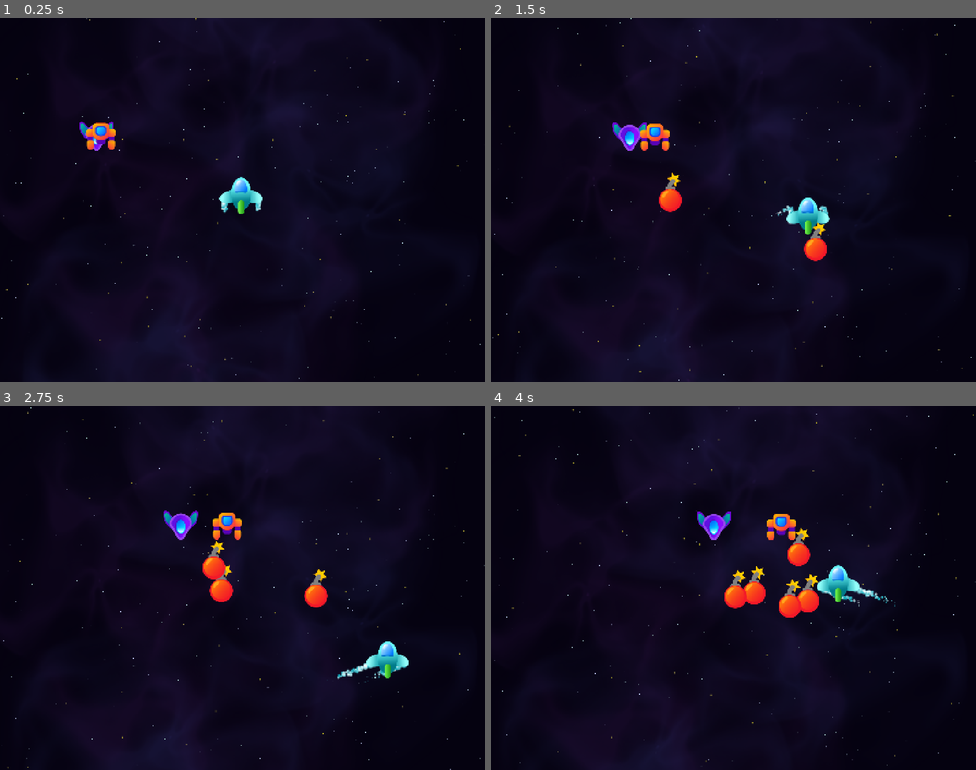
Above: before the commit, frames 1-4 (two rows, left to right).
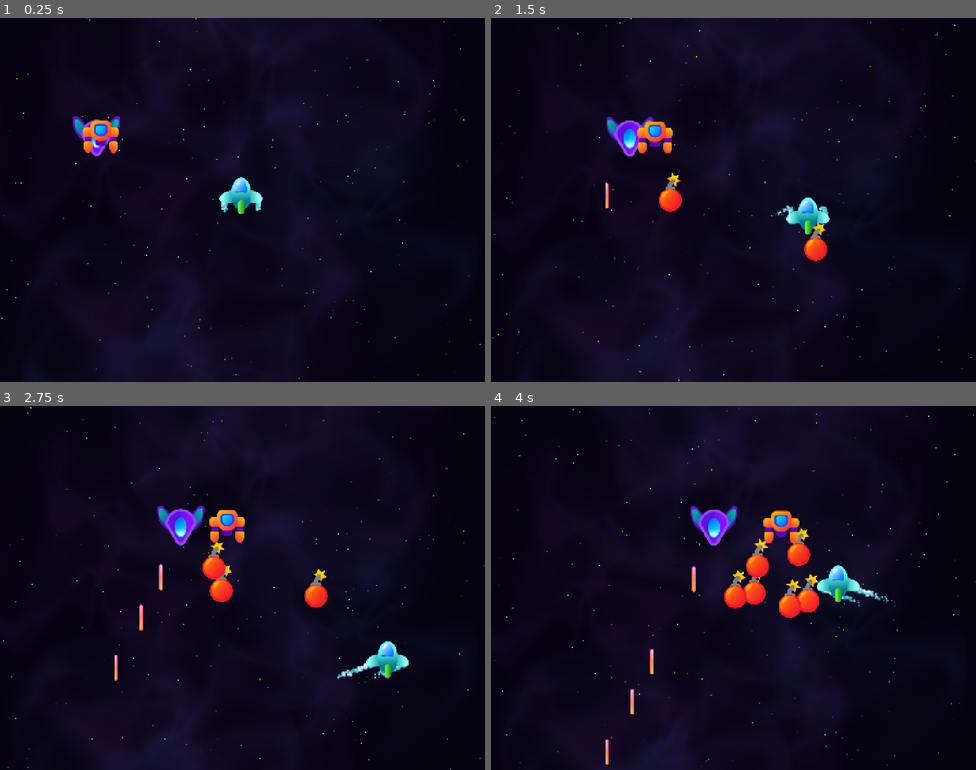
Above: after the commit, the same moments.

Repository: DaveM7788/space-ace-46
Game: Godot game, scene res://Scenes/Level/level.tscn
The game is run twice, just before and just after one commit, with the same random seed, the same clock (stepped at 60 frames per second) and the same inputs. Sound files missing from this copy of the repository are replaced by a short silence.
Inputs:
- Up to frame 1 (0.25 s): no input
- Up to frame 2 (1.5 s): hold D (right) 0.53-1.28 s; hold T (test) 0.53-1.28 s; hold S (down) from 1.28 s (still down); tap T (test) at 1.35 s
- Up to frame 3 (2.75 s): release S (down) at 2.03 s; hold D (right) from 2.03 s (still down); hold T (test) from 2.03 s (still down)
- Up to frame 4 (4 s): release D (right) at 2.78 s; release T (test) at 2.78 s; hold W (up) 2.78-3.53 s; tap T (test) at 2.85 s; hold A (left) from 3.53 s (still down); hold T (test) from 3.53 s (still down)

The runs differ from the first frame. In frame 1, 0.6% of the frame differs, in the area x 15-25%, y 27-38%; in frame 2, 0.8%; in frame 3, 1.0%; in frame 4, 1.4%, in the area x 23-64%, y 27-99%.

Commit message:
enemy shooter
spawn projectiles SignalHub

Diff:
--- a/Classes/ScenePool.gd
+++ b/Classes/ScenePool.gd
@@ -1,8 +1,10 @@
 class_name ScenePool extends RefCounted
-
 
 const DEBUG_POOL: bool = true
 
+var _items: Array[Poolable] = []
+var _packedScene: PackedScene
+var _container: Node
 
 var number_active: int:
 	get:
@@ -10,11 +12,6 @@
 		for item in _items:
 			if item.is_available: active += 1
 		return active
-
-
-var _items: Array[Poolable] = []
-var _packedScene: PackedScene
-var _container: Node
 
 
 func log_message(message: String) -> void:
--- /dev/null
+++ b/Classes/SpaceUtils.gd
@@ -0,0 +1,7 @@
+class_name SpaceUtils
+
+
+static func set_start_timer(
+	timer: Timer, target: float, variance: float
+) -> void:
+	timer.start(target + randf_range(-variance, variance))
--- /dev/null
+++ b/Components/Shooter/shooter.gd
@@ -0,0 +1,25 @@
+class_name Shooter extends Node2D
+
+@export var shoot_wait: float = 3.0
+@export var shoot_variance: float = 1.0
+@export var projectile_scene: PackedScene
+@export var launch_effect: AudioStream
+
+@onready var shoot_timer: Timer = $ShootTimer
+@onready var launch_sound: AudioStreamPlayer2D = $LaunchSound
+
+
+# Called when the node enters the scene tree for the first time.
+func _ready() -> void:
+	restart_timer()
+	launch_effect = launch_sound.stream
+
+
+func restart_timer() -> void:
+	SpaceUtils.set_start_timer(shoot_timer, shoot_wait, shoot_variance)
+
+
+func _on_shoot_timer_timeout() -> void:
+	restart_timer()
+	launch_sound.play()
+	SignalHub.emit_spawn_pool_object(global_position, projectile_scene)
--- /dev/null
+++ b/Components/Shooter/shooter.tscn
@@ -0,0 +1,13 @@
+[gd_scene format=3 uid="uid://ctx4rxijmn52x"]
+
+[ext_resource type="Script" uid="uid://d1xg3deu8xirv" path="res://Components/Shooter/shooter.gd" id="1_fhrea"]
+
+[node name="Shooter" type="Node2D" unique_id=397378466]
+script = ExtResource("1_fhrea")
+
+[node name="ShootTimer" type="Timer" parent="." unique_id=1929438734]
+one_shot = true
+
+[node name="LaunchSound" type="AudioStreamPlayer2D" parent="." unique_id=1073764306]
+
+[connection signal="timeout" from="ShootTimer" to="." method="_on_shoot_timer_timeout"]
--- /dev/null
+++ b/Globals/SignalHub.gd
@@ -0,0 +1,7 @@
+extends Node
+
+
+signal spawn_pool_object(position: Vector2, scene: PackedScene)
+
+func emit_spawn_pool_object(position: Vector2, scene: PackedScene) -> void:
+	spawn_pool_object.emit(position, scene)
--- a/Scenes/Enemies/enemy_base.tscn
+++ b/Scenes/Enemies/enemy_base.tscn
@@ -1,6 +1,7 @@
 [gd_scene format=3 uid="uid://cy4umkm7p88m6"]
 
 [ext_resource type="Script" uid="uid://duskhgwdy6rw5" path="res://Scenes/Enemies/enemy_base.gd" id="1_rnxs8"]
+[ext_resource type="PackedScene" uid="uid://ctx4rxijmn52x" path="res://Components/Shooter/shooter.tscn" id="2_vu4yt"]
 
 [node name="EnemyBase" type="PathFollow2D" unique_id=695615700]
 rotates = false
@@ -8,3 +9,5 @@
 script = ExtResource("1_rnxs8")
 
 [node name="Sprite2D" type="Sprite2D" parent="." unique_id=738904732]
+
+[node name="Shooter" parent="." unique_id=397378466 instance=ExtResource("2_vu4yt")]
--- a/Scenes/Enemies/enemy_robot.tscn
+++ b/Scenes/Enemies/enemy_robot.tscn
@@ -2,8 +2,16 @@
 
 [ext_resource type="PackedScene" uid="uid://cy4umkm7p88m6" path="res://Scenes/Enemies/enemy_base.tscn" id="1_i7y0x"]
 [ext_resource type="Texture2D" uid="uid://c5vwl621cqmcl" path="res://Assets/Images/Enemy3.png" id="2_gpla6"]
+[ext_resource type="PackedScene" uid="uid://b6bbybedpuoyn" path="res://Scenes/Projectiles/enemy_bomb.tscn" id="3_l513i"]
+[ext_resource type="AudioStream" uid="uid://c65exwamo70it" path="res://Assets/Sounds/685916_whoosh.wav" id="4_p7xmy"]
 
 [node name="EnemyRobot" unique_id=695615700 instance=ExtResource("1_i7y0x")]
 
 [node name="Sprite2D" parent="." index="0" unique_id=738904732]
+scale = Vector2(1.2, 1.2)
 texture = ExtResource("2_gpla6")
+
+[node name="Shooter" parent="." index="1" unique_id=397378466]
+position = Vector2(0, 35)
+projectile_scene = ExtResource("3_l513i")
+launch_effect = ExtResource("4_p7xmy")
--- a/Scenes/Enemies/enemy_v.tscn
+++ b/Scenes/Enemies/enemy_v.tscn
@@ -2,10 +2,18 @@
 
 [ext_resource type="PackedScene" uid="uid://cy4umkm7p88m6" path="res://Scenes/Enemies/enemy_base.tscn" id="1_vftjy"]
 [ext_resource type="Texture2D" uid="uid://dprqbgn7s2x1i" path="res://Assets/Images/Enemy1.png" id="2_bsbke"]
+[ext_resource type="PackedScene" uid="uid://djpivs3s0lyif" path="res://Scenes/Projectiles/enemy_laser.tscn" id="3_8uayo"]
+[ext_resource type="AudioStream" uid="uid://f7ry1amq2n" path="res://Assets/Sounds/Blaster1_short.wav" id="4_uaee8"]
 
 [node name="EnemyV" unique_id=695615700 instance=ExtResource("1_vftjy")]
 
 [node name="Sprite2D" parent="." index="0" unique_id=738904732]
 rotation = 3.1415927
-scale = Vector2(0.8, 0.8)
+scale = Vector2(1.1, 1.1)
 texture = ExtResource("2_bsbke")
+
+[node name="Shooter" parent="." index="1" unique_id=397378466]
+position = Vector2(0, 38)
+shoot_wait = 1.4
+projectile_scene = ExtResource("3_8uayo")
+launch_effect = ExtResource("4_uaee8")
--- a/Scenes/ObjectContainer/object_container.gd
+++ b/Scenes/ObjectContainer/object_container.gd
@@ -2,6 +2,10 @@
 
 @export var test_scene: PackedScene
 var _pools: Dictionary[PackedScene, ScenePool] = {}
+
+func _ready() -> void:
+	SignalHub.spawn_pool_object.connect(on_spawn_pool_object)
+
 
 func _unhandled_input(event: InputEvent) -> void:
 	if event.is_action_pressed("test"):
--- a/project.godot
+++ b/project.godot
@@ -14,6 +14,10 @@
 run/main_scene="uid://d26wd7m34k71r"
 config/features=PackedStringArray("4.6", "GL Compatibility")
 config/icon="res://icon.svg"
+
+[autoload]
+
+SignalHub="*uid://cpxip570aj1ju"
 
 [display]
 
Not shown, added: Classes/SpaceUtils.gd.uid
Not shown, added: Components/Shooter/shooter.gd.uid
Not shown, added: Globals/SignalHub.gd.uid
